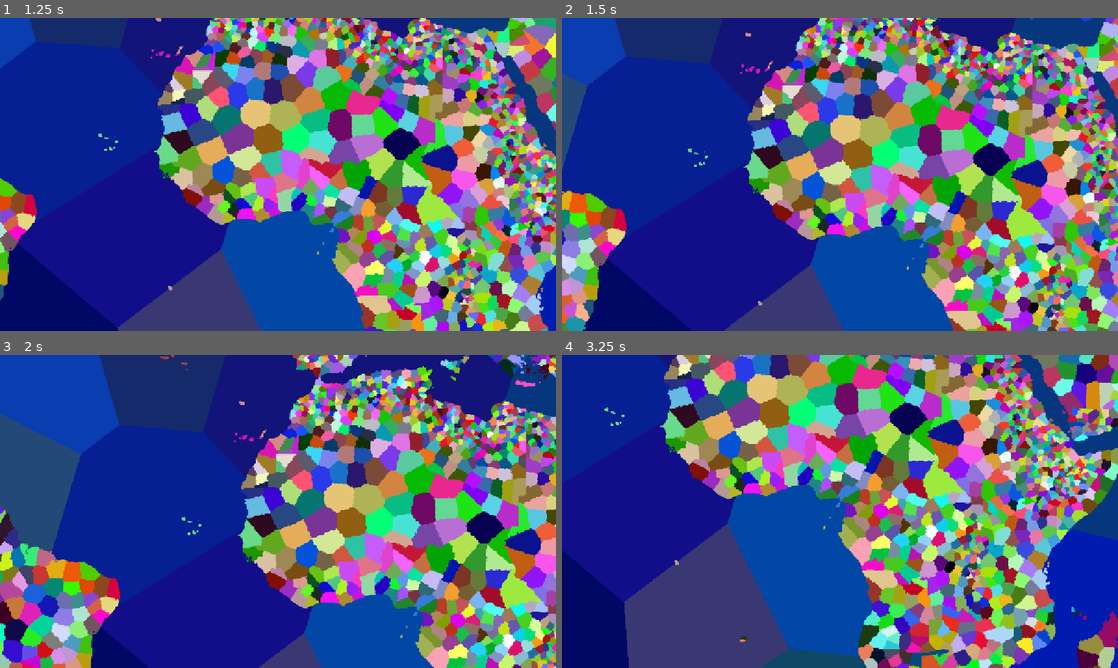
Above: before the commit, frames 1-4 (two rows, left to right).
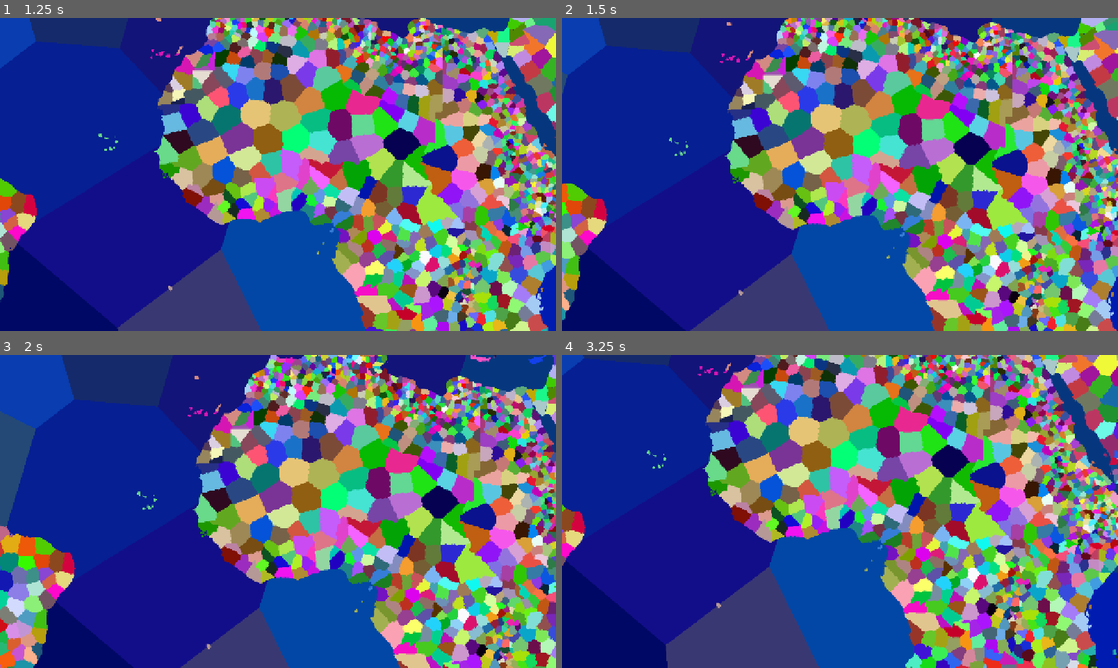
Above: after the commit, the same moments.

Repository: obamin6120/mgs-1
Game: Godot game, scene res://background.tscn
Same seed, same stepped clock (60 frames per second), same inputs: the game is played once before the commit and once after it.
Inputs (mouse positions are in pixels of both pictures, inside the frame that each line leads up to):
- Up to frame 1 (1.25 s): tap Enter at 0.5 s; move the mouse to (400, 158) at 0.52 s; click (400, 158) at 0.67 s
- Up to frame 2 (1.5 s): tap Space at 1.25 s; drag from (728, 190) to (812, 237) at 1.27 s
- Up to frame 3 (2 s): no input
- Up to frame 4 (3.25 s): move the mouse to (895, 442) at 2.02 s; click (895, 442) at 2.17 s; tap Enter at 2.75 s; drag from (812, 574) to (673, 464) at 2.77 s

Frame 1 is identical in both runs. In frame 2, 62% of the frame differs, in the area x 0-100%, y 0-100%; in frame 3, 69%; in frame 4, 71%.

Commit message:
Update cameraview.gd

Diff:
--- a/cameraview.gd
+++ b/cameraview.gd
@@ -7,12 +7,30 @@
 var touches := {}
 var last_pinch_distance := 0.0
 
+# Camera momentum
+var camera_velocity := Vector2.ZERO
+var friction := 8.0
+var drag_sensitivity := 8.0
+
+
+func _process(delta: float) -> void:
+	camera.position += camera_velocity * delta
+
+	camera_velocity = camera_velocity.lerp(
+		Vector2.ZERO,
+		1.0 - exp(-friction * delta)
+	)
+
+
 func _unhandled_input(event: InputEvent) -> void:
 
 	# MOBILE: Finger pressed or released
 	if event is InputEventScreenTouch:
 		if event.pressed:
 			touches[event.index] = event.position
+
+			# Stop existing momentum when a new touch begins
+			camera_velocity = Vector2.ZERO
 		else:
 			touches.erase(event.index)
 			last_pinch_distance = 0.0
@@ -26,7 +44,7 @@
 			return
 
 		if touches.size() == 1:
-			camera.position -= event.relative / camera.zoom.x
+			camera_velocity = -event.relative / camera.zoom.x * drag_sensitivity
 
 		elif touches.size() == 2:
 			touches[event.index] = event.position
@@ -42,13 +60,18 @@
 	elif event is InputEventMouseButton:
 		if event.button_index == MOUSE_BUTTON_WHEEL_UP and event.pressed:
 			zoom_map(0.9)
+
 		elif event.button_index == MOUSE_BUTTON_WHEEL_DOWN and event.pressed:
 			zoom_map(1.1)
+
 		elif event.button_index == MOUSE_BUTTON_LEFT:
 			dragging = event.pressed
 
+			if dragging:
+				camera_velocity = Vector2.ZERO
+
 	elif event is InputEventMouseMotion and dragging:
-		camera.position -= event.relative / camera.zoom.x
+		camera_velocity = -event.relative / camera.zoom.x * drag_sensitivity
 
 
 func _pinch_distance() -> float:
